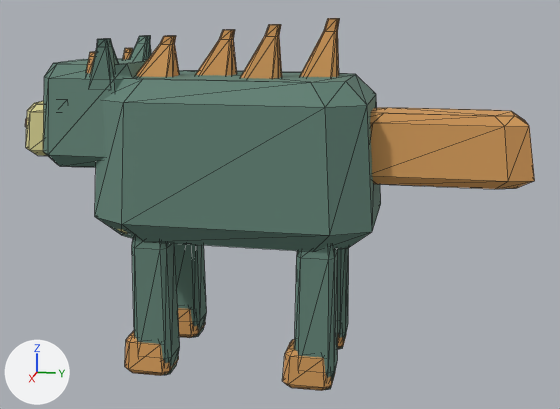
A saved change to the glTF model assets/blockvarlden/actors/mosslynx.glb.
The view is the same before and after, from a camera (50 mm lens) standing at (2.682, 0.676, 1.271) and looking at (0.001, 0.14, 0.601). The axes (+X, +Y, +Z) are drawn at lower left. The lights are the same throughout. The first picture is the older version. Mesh edges are drawn as thin lines. Vertices at exactly the same position are counted once.

Script lines for the objects in view, before the commit:
```python
me_mosslynx_skulptur = bpy.data.meshes.new('mosslynx skulptur')
me_mosslynx_skulptur.from_pydata(...)  # 864 vertices, 1620 faces; spans x -0.27..0.27, y -0.8..1.0, z 0.0..1.26
me_mosslynx_skulptur.materials.append(mat_mosslynx_pigment)
ob_mosslynx_färgytor = bpy.data.objects.new('mosslynx färgytor', me_mosslynx_skulptur)
ob_mosslynx_färgytor.location = (0.0, 0.0, 0.0)
```
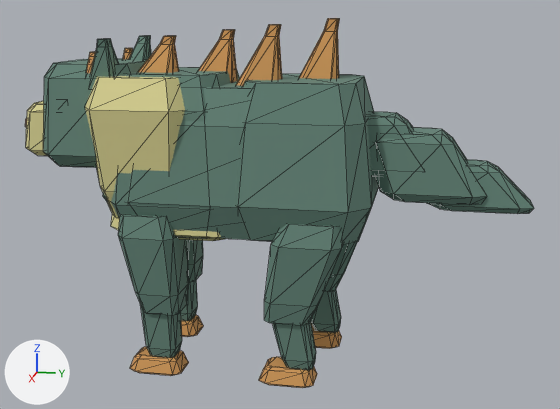
What differs and where, as boxes (x1, y1, x2, y2) in the pictures (560 x 409 px; the box of a moved part takes in the faces that stretch with it):
'mosslynx färgytor', reshaped
    before: (25, 18, 535, 391)
    after: (25, 18, 534, 388)
part 1 of me_mosslynx_skulptur, moved or reshaped
    before: (175, 244, 207, 337)
    after: (181, 280, 198, 321)
part 2 of me_mosslynx_skulptur, moved or reshaped
    before: (337, 248, 349, 349)
    after: (311, 290, 341, 332)
part 3 of me_mosslynx_skulptur, moved or reshaped (mostly hidden before)
    before: (338, 335, 346, 348)
    after: (311, 323, 342, 349)
part 4 of me_mosslynx_skulptur, moved or reshaped
    before: (132, 237, 180, 375)
    after: (140, 304, 182, 358)
part 5 of me_mosslynx_skulptur, moved or reshaped
    before: (125, 331, 179, 376)
    after: (130, 346, 189, 376)
part 6 of me_mosslynx_skulptur, moved or reshaped
    before: (283, 339, 335, 391)
    after: (272, 320, 316, 370)
part 7 of me_mosslynx_skulptur, moved or reshaped
    before: (95, 70, 381, 251)
    after: (367, 112, 414, 176)
part 8 of me_mosslynx_skulptur, moved or reshaped
    before: (370, 108, 535, 189)
    after: (374, 127, 487, 205)
part 9 of me_mosslynx_skulptur, added
    after: (427, 160, 534, 214)
part 10 of me_mosslynx_skulptur, added
    after: (103, 81, 251, 240)
part 11 of me_mosslynx_skulptur, added
    after: (111, 67, 240, 239)
part 12 of me_mosslynx_skulptur, added
    after: (85, 76, 185, 218)
part 13 of me_mosslynx_skulptur, added
    after: (187, 240, 203, 282)
part 14 of me_mosslynx_skulptur, added
    after: (325, 241, 358, 292)
part 15 of me_mosslynx_skulptur, added
    after: (118, 214, 188, 315)
part 16 of me_mosslynx_skulptur, added
    after: (264, 224, 344, 325)
part 17 of me_mosslynx_skulptur, moved or reshaped
    before: (294, 246, 338, 390)
    after: (214, 74, 379, 388)
part 18 of me_mosslynx_skulptur, recoloured
    before: (178, 308, 205, 338)
    after: (181, 315, 203, 337)

The change, as a diff of the scene's bpy script:
```diff
--- a/assets/blockvarlden/actors/mosslynx.glb.py
+++ b/assets/blockvarlden/actors/mosslynx.glb.py
@@ me_mosslynx_skulptur @@
-me_mosslynx_skulptur.from_pydata(...)  # 864 vertices, 1620 faces; spans x -0.27..0.27, y -0.8..1.0, z 0.0..1.26
+me_mosslynx_skulptur.from_pydata(...)  # 1152 vertices, 2160 faces; spans x -0.27..0.27, y -0.8..1.01, z 0.0..1.26
+# me_mosslynx_skulptur part 1: the loose piece of 32 vertices spanning x -0.23..-0.11, y -0.35..-0.21, z 0.0..0.55 is multiplied about its middle by the matrix ((0.881, 0.0, 0.0), (0.0, 0.872, -0.029), (0.0, 0.0, 0.491)), then moved by (0.0, -0.03, -0.08)
+# me_mosslynx_skulptur part 2: the loose piece of 32 vertices spanning x -0.23..-0.11, y 0.23..0.37, z 0.0..0.55 is multiplied about its middle by the matrix ((0.881, 0.0, 0.0), (0.0, 0.872, -0.109), (0.0, 0.0, 0.491)), then moved by (0.0, -0.04, -0.08)
+# me_mosslynx_skulptur part 3: the loose piece of 32 vertices spanning x -0.24..-0.1, y 0.19..0.37, z 0.0..0.14 is scaled about its middle by (0.858, 1.09, 0.451), then moved by (0.0, -0.03, -0.04)
+# me_mosslynx_skulptur part 4: the loose piece of 32 vertices spanning x 0.11..0.23, y -0.35..-0.21, z 0.0..0.55 is multiplied about its middle by the matrix ((0.881, 0.0, 0.0), (0.0, 0.872, -0.029), (0.0, 0.0, 0.491)), then moved by (0.0, 0.02, -0.08)
+# me_mosslynx_skulptur part 5: the loose piece of 32 vertices spanning x 0.1..0.24, y -0.39..-0.22, z 0.0..0.14 is scaled about its middle by (0.858, 1.09, 0.451), then moved by (0.0, 0.03, -0.04)
+# me_mosslynx_skulptur part 6: the loose piece of 32 vertices spanning x 0.1..0.24, y 0.19..0.37, z 0.0..0.14 is multiplied about its middle by the matrix ((0.786, 0.0, 0.0), (0.0, 0.71, -0.429), (0.0, 0.0, 1.929)), then moved by (0.0, -0.06, 0.13)
+# me_mosslynx_skulptur part 7: the loose piece of 32 vertices spanning x -0.27..0.27, y -0.49..0.49, z 0.5..1.06 is multiplied about its middle by the matrix ((0.34, 0.0, 0.0), (0.0, 0.34, -0.21), (0.0, 0.0, 0.36)), then moved by (0.0, 0.48, 0.06)
+# me_mosslynx_skulptur part 8: the loose piece of 32 vertices spanning x -0.11..0.11, y 0.37..1.0, z 0.71..0.95 is multiplied about its middle by the matrix ((1.009, 0.0, 0.0), (0.0, 0.532, -0.488), (0.0, 0.0, 0.953)), then moved by (0.0, -0.05, -0.06)
+# me_mosslynx_skulptur part 9: the loose piece of 32 vertices spanning x -0.11..0.11, y 0.37..1.0, z 0.71..0.95 is copied, and the copy is multiplied about its middle by the matrix ((0.689, 0.0, 0.0), (0.0, 0.532, -0.488), (0.0, 0.0, 0.651)), then moved by (0.0, 0.11, -0.13); it spans x -0.08..0.08, y 0.6..1.01, z 0.62..0.78
+# me_mosslynx_skulptur part 10: a new loose piece of 32 vertices spanning x -0.26..0.26, y -0.46..0.46, z 0.53..1.03, in mat_mosslynx_pigment
+# me_mosslynx_skulptur part 11: a new loose piece of 32 vertices spanning x -0.25..0.25, y -0.45..0.01, z 0.52..1.07, in mat_mosslynx_pigment
+# me_mosslynx_skulptur part 12: a new loose piece of 32 vertices spanning x -0.27..0.27, y -0.5..-0.12, z 0.57..1.07, in mat_mosslynx_pigment
+# me_mosslynx_skulptur part 13: a new loose piece of 32 vertices spanning x -0.27..-0.07, y -0.43..-0.23, z 0.24..0.6, in mat_mosslynx_pigment
+# me_mosslynx_skulptur part 14: a new loose piece of 32 vertices spanning x -0.27..-0.07, y 0.17..0.44, z 0.24..0.6, in mat_mosslynx_pigment
+# me_mosslynx_skulptur part 15: a new loose piece of 32 vertices spanning x 0.07..0.27, y -0.38..-0.18, z 0.24..0.6, in mat_mosslynx_pigment
+# me_mosslynx_skulptur part 16: a new loose piece of 32 vertices spanning x 0.07..0.27, y 0.13..0.4, z 0.24..0.6, in mat_mosslynx_pigment
+# me_mosslynx_skulptur part 17: 6 vertices moved from x -0.16..0.23, y 0.03..0.36, z 0.0..0.53 to x -0.16..0.23, y 0.03..0.3, z 0.0..0.53; 26 vertices removed from x 0.11..0.23, y 0.23..0.37, z 0.0..0.55; 58 vertices added at x -0.27..0.27, y -0.01..0.49, z 0.0..1.05
+# me_mosslynx_skulptur part 18: 60 kept faces spanning x -0.23..-0.11, y -0.42..-0.23, z 0.0..0.06 get new vertex colours; the middle colour goes from orange #d39a58 to orange #d49b59
+# other edits to the shape of me_mosslynx_skulptur do not show in these pictures
 me_mosslynx_skulptur.materials.append(mat_mosslynx_pigment)
```
